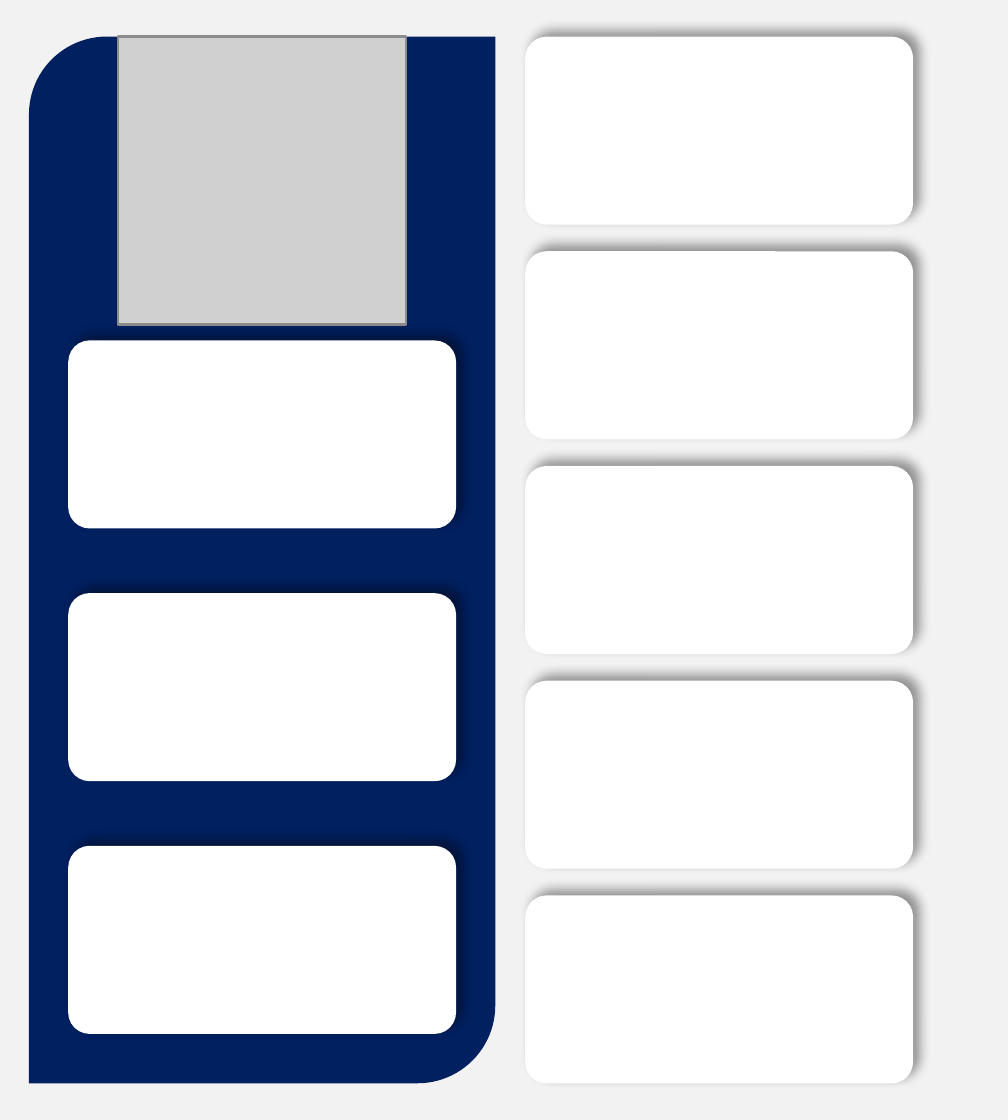
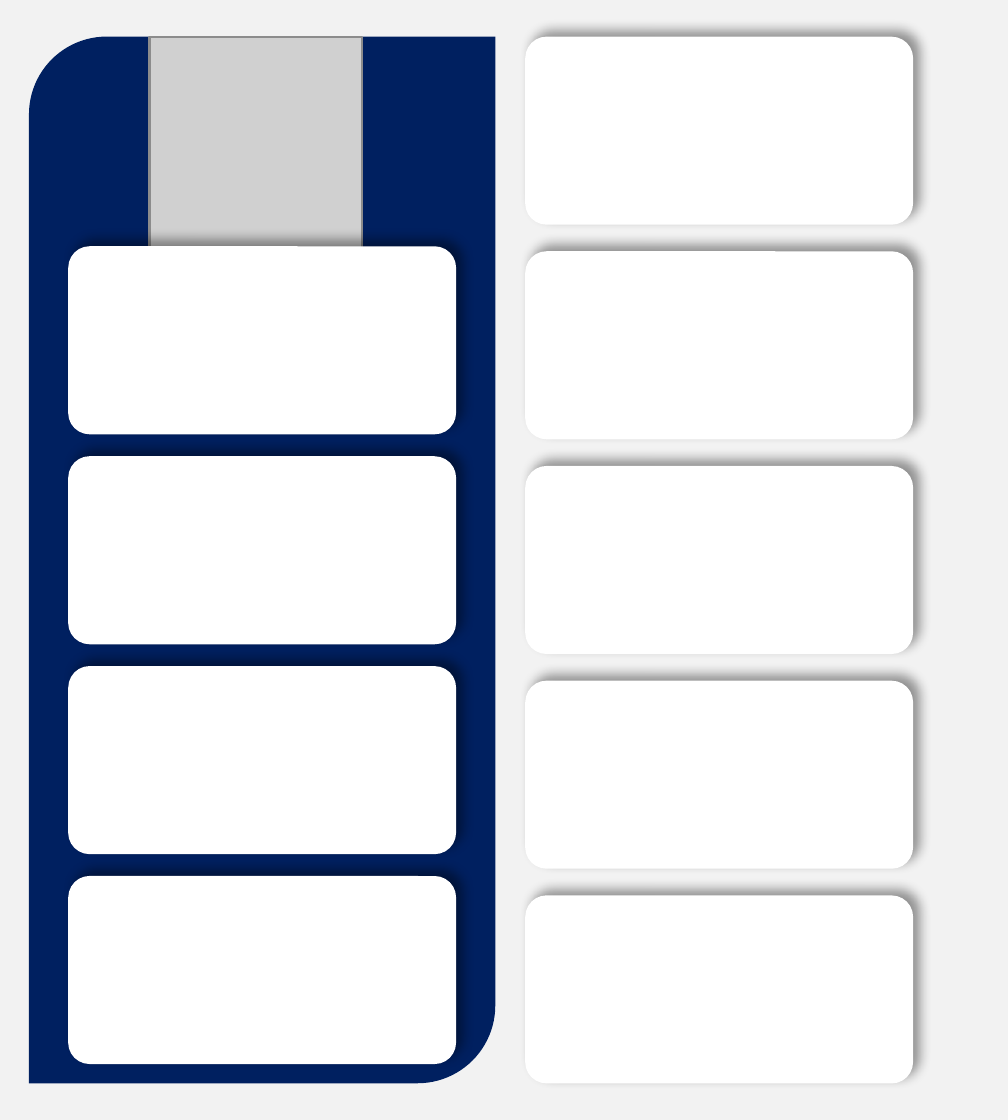
Before and after one commit to MohammadGhanaym/Data-Analysis-Projects, a slide deck: slide 1 of Addressing HR Workforce Challenges/Background/Employee Tooltip.pptx. Drawn at 1008x1120 pixels with LibreOffice and Linux fonts; fonts in the diff are those of the drawing; grey boxes stand for pictures. Boxes give left, top, right and bottom in pixels: in the first picture for what was removed or moved away, otherwise in the second. Text is boxed around its words. In the diff, an @@ line names an element or a change of style, - is before the commit and + after.

```diff
--- a/Addressing HR Workforce Challenges/Background/Employee Tooltip.pptx
+++ b/Addressing HR Workforce Challenges/Background/Employee Tooltip.pptx
@@ picture: place and size @@
-picture at [118,37,406,325]
+picture at [150,37,363,249]
@@ rounded rectangle: place and size @@
-rounded rectangle at [69,340,456,527]
+rounded rectangle at [69,247,456,434]
@@ rounded rectangle: place and size @@
-rounded rectangle at [69,593,456,780]
+rounded rectangle at [69,456,456,643]
@@ rounded rectangle: place and size @@
-rounded rectangle at [69,845,456,1032]
+rounded rectangle at [69,666,456,853]
@@ rounded rectangle added at [69,875,456,1062], fill #FFFFFF @@
```
Also in this commit, not shown: 29 other files.
